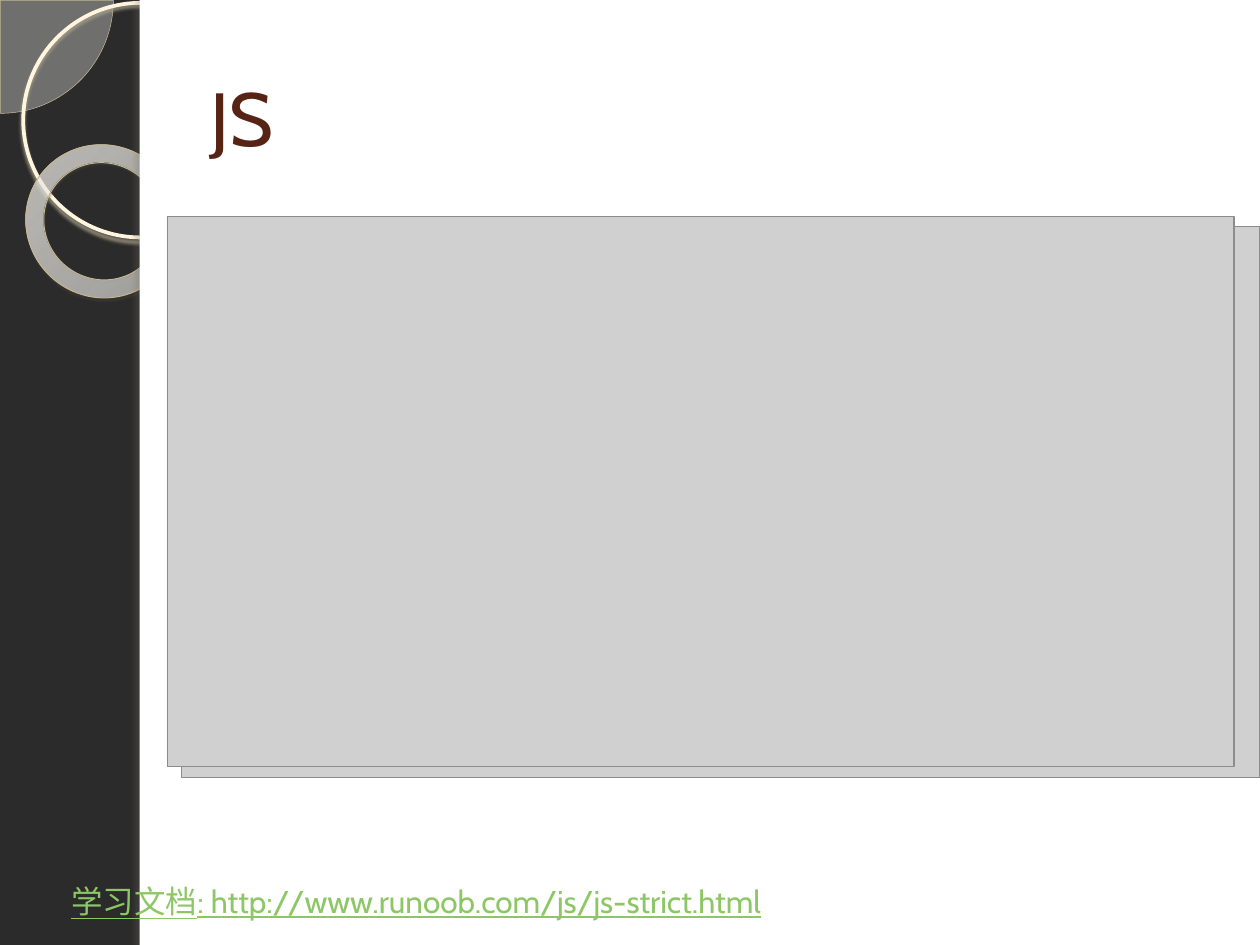
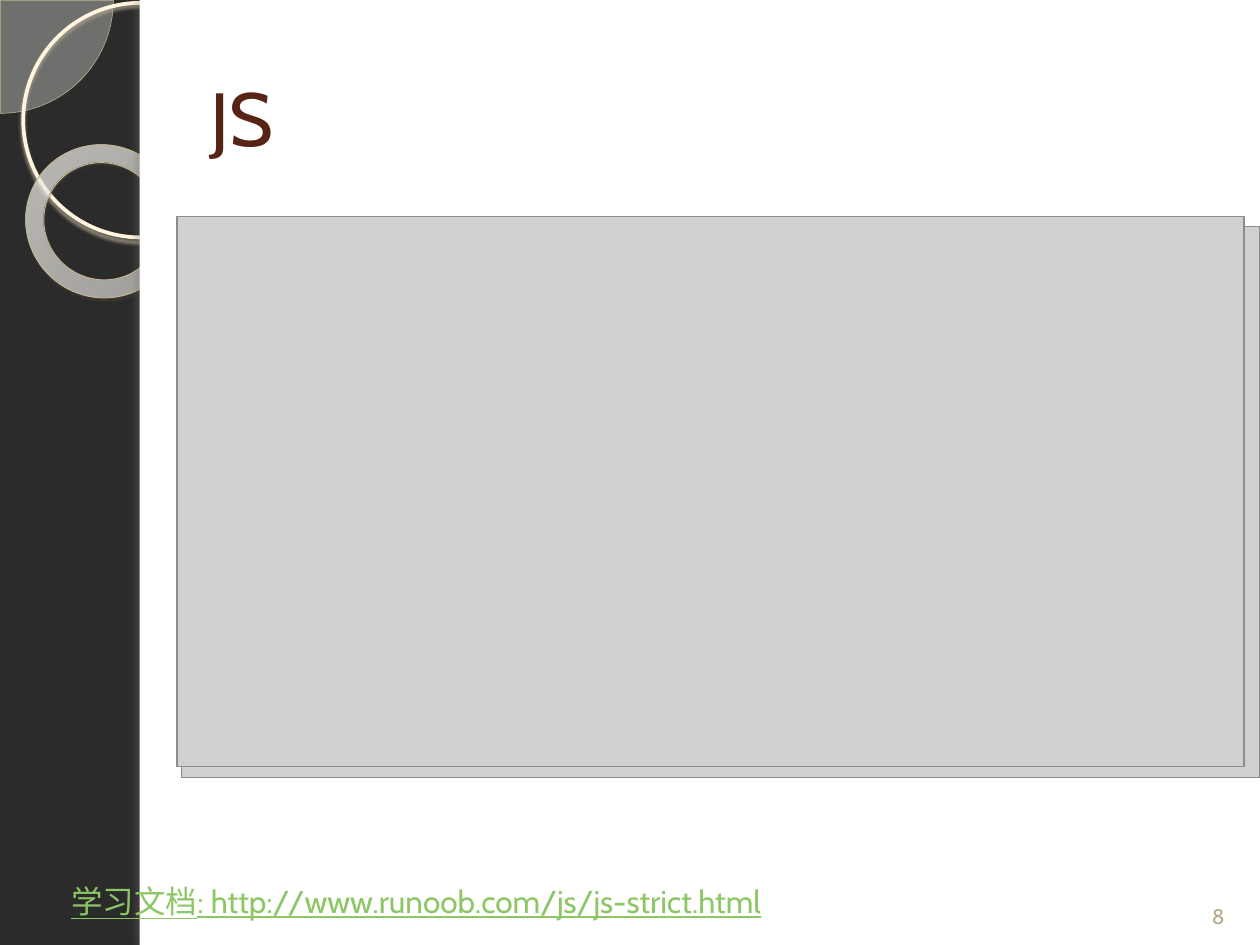
Before and after one commit to q315506754/algorithem, a slide deck: slide 8 of ps/js/演示文稿.pptx. Drawn at 1260x945 pixels with LibreOffice and Linux fonts; fonts in the diff are those of the drawing; grey boxes stand for pictures; background and template pictures are left out; a plain dark background stands for a picture behind light text. Boxes give left, top, right and bottom in pixels: in the first picture for what was removed or moved away, otherwise in the second. Text is boxed around its words. In the diff, an @@ line names an element or a change of style, - is before the commit and + after.

```diff
--- a/ps/js/演示文稿.pptx
+++ b/ps/js/演示文稿.pptx
@@ picture: place and size @@
-picture at [168,217,1235,766]
+picture at [178,217,1245,766]
@@ page number added at [1212,909,1225,924], 12 pt, text #B6A98A @@
+8
```
Also in this commit, not shown: 46 other slides changed, 4 slides added, 4 slides removed.
